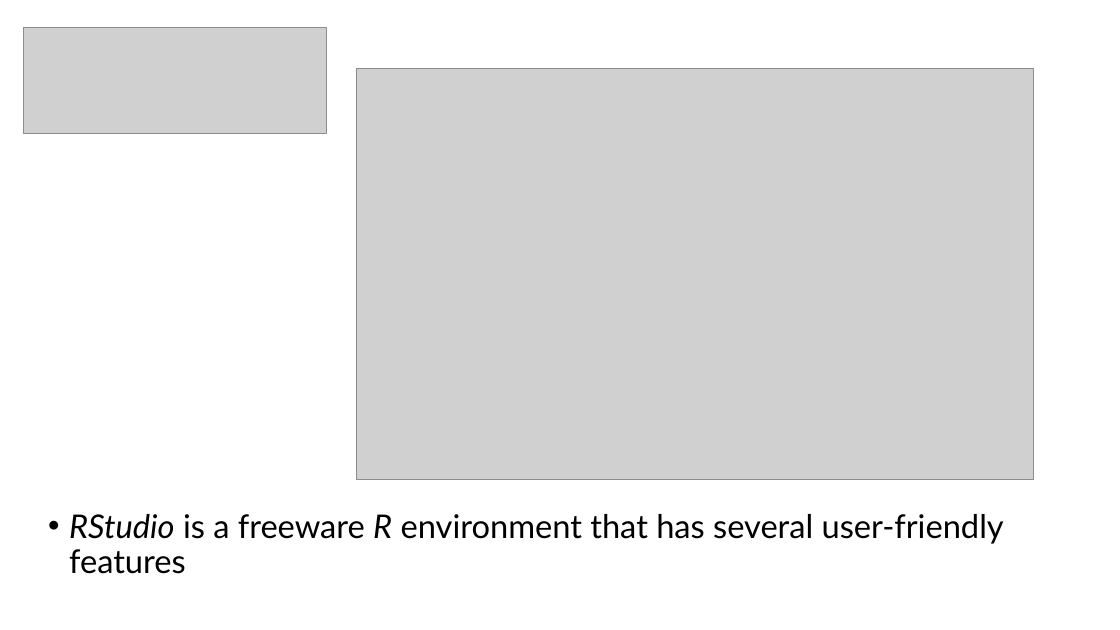
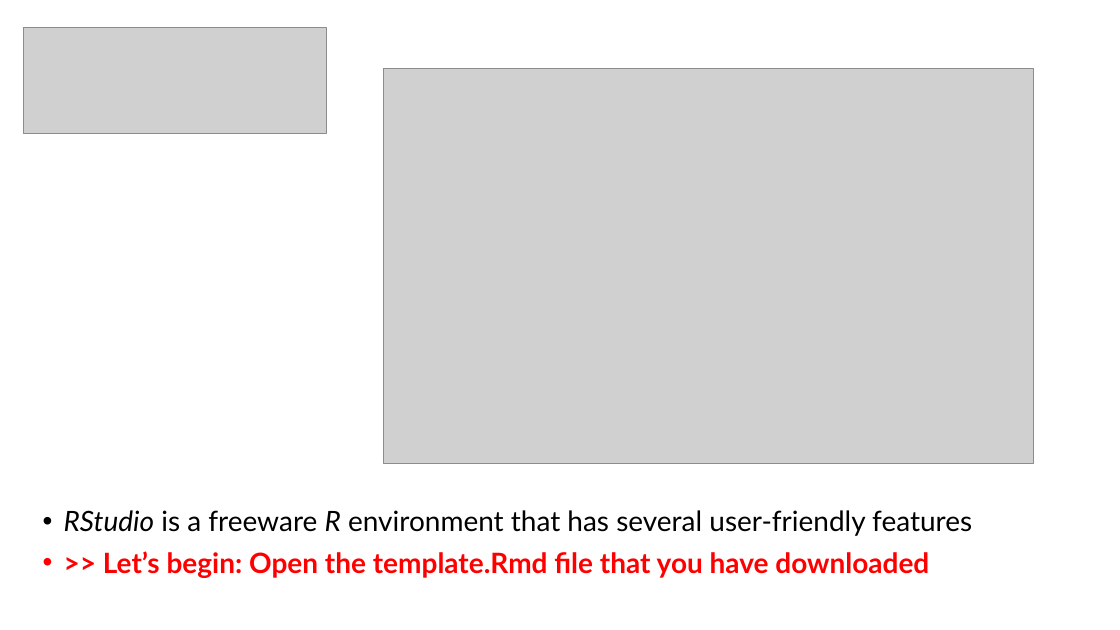
Before and after one commit to emljames/introR, a slide deck: slide 7 of Introduction to R - Intro slides.pptx. Drawn at 1120x630 pixels with LibreOffice and Linux fonts; fonts in the diff are those of the drawing; grey boxes stand for pictures. Boxes give left, top, right and bottom in pixels: in the first picture for what was removed or moved away, otherwise in the second. Text is boxed around its words. In the diff, an @@ line names an element or a change of style, - is before the commit and + after.

```diff
--- a/Introduction to R - Intro slides.pptx
+++ b/Introduction to R - Intro slides.pptx
@@ picture: place and size @@
-picture at box(356, 69, 1034, 480)
+picture at box(383, 69, 1033, 464)
@@ text at box(64, 510, 972, 536): size 28 to 24 pt in "RStudio is a freeware R environment that ..." @@
@@ text at box(103, 551, 929, 578): paragraph added @@
+• >> Let’s begin: Open the template.Rmd file that you have downloaded
```
Also in this commit, not shown: 5 other slides changed, 3 other files.
